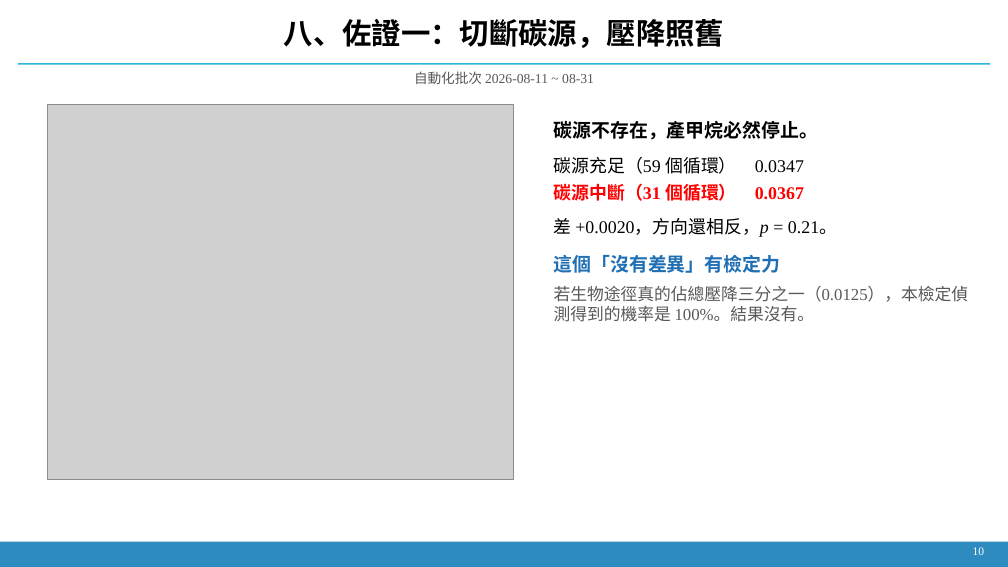
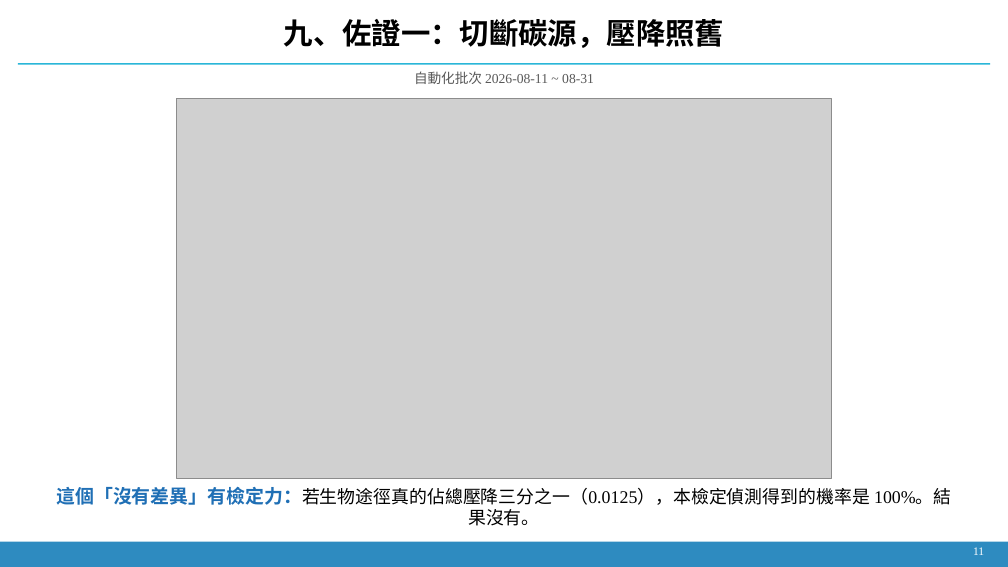
Before and after one commit to Yutou0601/Bioreactor-Edge-AI, a slide deck: slide 10 of docs/decks/簡報_2026-09-21_氫氣流失與壓降歸因.pptx (slide 9 before the commit). Drawn at 1008x567 pixels with LibreOffice and Linux fonts; fonts in the diff are those of the drawing; grey boxes stand for pictures. Boxes give left, top, right and bottom in pixels: in the first picture for what was removed or moved away, otherwise in the second. Text is boxed around its words. In the diff, an @@ line names an element or a change of style, - is before the commit and + after.

```diff
--- a/docs/decks/簡報_2026-09-21_氫氣流失與壓降歸因.pptx
+++ b/docs/decks/簡報_2026-09-21_氫氣流失與壓降歸因.pptx
@@ text at [284, 19, 724, 48]: text changed @@
-八、佐證一：切斷碳源，壓降照舊
+九、佐證一：切斷碳源，壓降照舊
@@ picture: place and size @@
-picture at [48, 104, 513, 479]
+picture at [177, 98, 832, 479]
@@ text at [56, 487, 951, 526]: text changed @@
-碳源不存在，產甲烷必然停止。
-碳源充足（59 個循環） 0.0347
-碳源中斷（31 個循環） 0.0367
-差 +0.0020，方向還相反，p = 0.21。
-這個「沒有差異」有檢定力
-若生物途徑真的佔總壓降三分之一（0.0125），本檢定偵測得到的機率是 100%。結果沒有。
+這個「沒有差異」有檢定力：若生物途徑真的佔總壓降三分之一（0.0125），本檢定偵測得到的機率是 100%。結果沒有。
@@ text at [973, 547, 984, 555]: text changed @@
-10
+11
```
Also in this commit, not shown: 12 other slides changed, 3 slides added, 22 other files.
